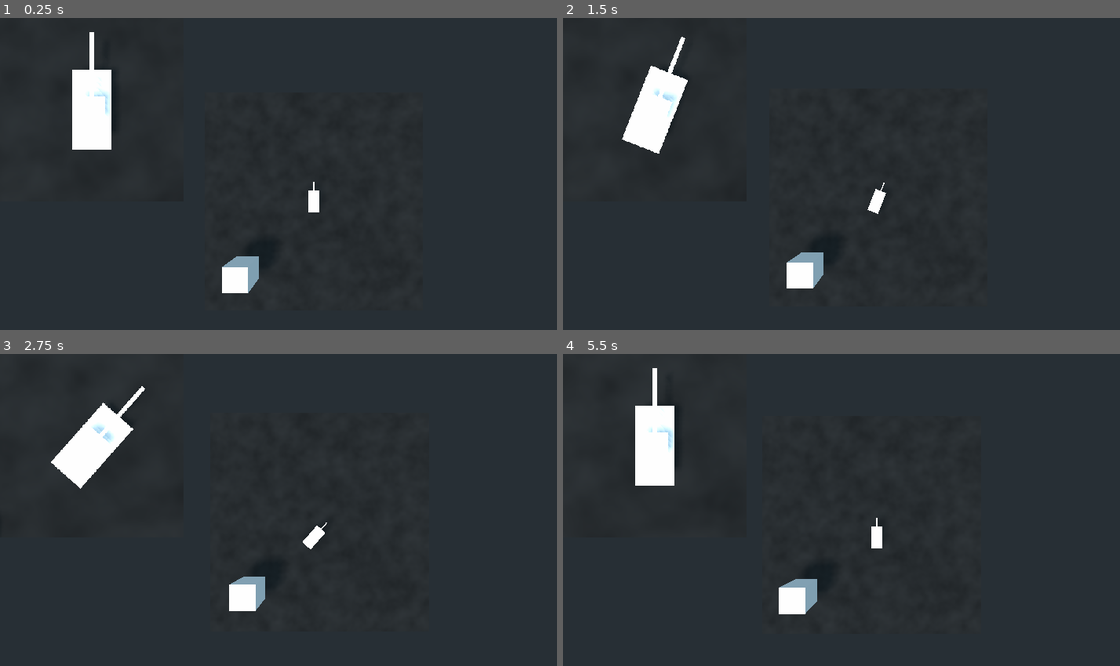
Above: before the commit, frames 1-4 (two rows, left to right).
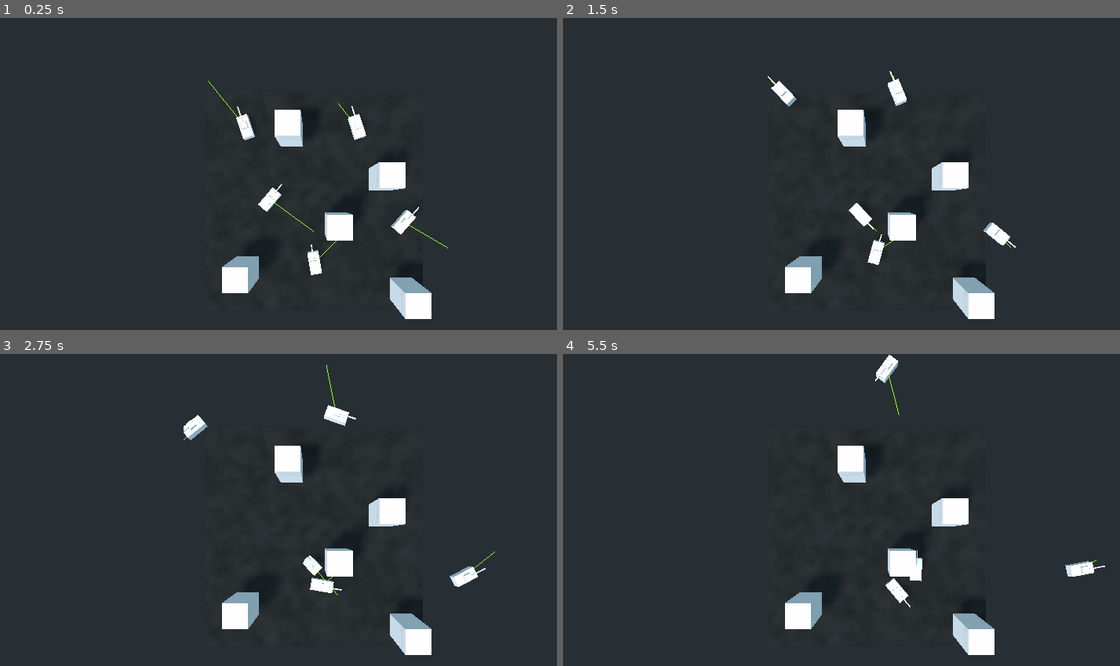
Above: after the commit, the same moments.

Repository: tastytentacles/ToppieTanks
Game: Godot game, scene res://TestBed.tscn
Two runs of this game, one before a commit and one after it. Both use one fixed random seed, a clock stepped at 60 frames per second and the inputs below.
Inputs:
- Up to frame 1 (0.25 s): no input
- Up to frame 2 (1.5 s): hold Right (ui_right) 0.53-1.28 s; hold Down (ui_down) from 1.28 s (still down)
- Up to frame 3 (2.75 s): release Down (ui_down) at 2.03 s; hold Right (ui_right) from 2.03 s (still down)
- Up to frame 4 (5.5 s): release Right (ui_right) at 2.78 s; hold Up (ui_up) 2.78-3.53 s; hold Left (ui_left) 3.53-5.03 s; hold Down (ui_down) from 5.03 s (still down)

The runs differ from the first frame. In frame 1, 5.4% of the frame differs, in the area x 12-81%, y 4-97%; in frame 2, 5.6%; in frame 3, 6.3%, in the area x 9-89%, y 3-97%; in frame 4, 6.0%.

Commit message:
semi working AI, needs working wall avoid.

Diff:
--- a/TestBed.tscn
+++ b/TestBed.tscn
@@ -1,7 +1,6 @@
-[gd_scene load_steps=14 format=2]
+[gd_scene load_steps=9 format=2]
 
-[ext_resource path="res://src/tank_brain.gd" type="Script" id=1]
-[ext_resource path="res://src/utils/cam_xy_track.gd" type="Script" id=2]
+[ext_resource path="res://obj/tank.tscn" type="PackedScene" id=1]
 
 [sub_resource type="OpenSimplexNoise" id=6]
 
@@ -28,18 +27,6 @@
 [sub_resource type="ConcavePolygonShape" id=9]
 data = PoolVector3Array( -0.5, 1, 0.5, 0.5, 1, 0.5, -0.5, -1, 0.5, 0.5, 1, 0.5, 0.5, -1, 0.5, -0.5, -1, 0.5, 0.5, 1, -0 …(428 unchanged characters)…
 
-[sub_resource type="CubeMesh" id=4]
-size = Vector3( 0.5, 0.3, 1 )
-
-[sub_resource type="BoxShape" id=13]
-extents = Vector3( 0.25, 0.15, 0.5 )
-
-[sub_resource type="CubeMesh" id=10]
-size = Vector3( 0.3, 0.1, 0.3 )
-
-[sub_resource type="CubeMesh" id=12]
-size = Vector3( 0.05, 0.05, 0.75 )
-
 [node name="TestBed" type="Spatial"]
 
 [node name="DirectionalLight" type="DirectionalLight" parent="."]
@@ -48,50 +35,80 @@
 
 [node name="main_cam" type="Camera" parent="."]
 transform = Transform( 1, 0, 0, 0, -4.37114e-08, 1, 0, -1, -4.37114e-08, 0, 12, 0 )
-script = ExtResource( 2 )
-track_this = NodePath("../tank")
 
-[node name="floor" type="StaticBody" parent="."]
+[node name="Tanks" type="Spatial" parent="."]
 
-[node name="MeshInstance" type="MeshInstance" parent="floor"]
+[node name="tank" parent="Tanks" instance=ExtResource( 1 )]
+transform = Transform( 1, 0, 0, 0, 1, 0, 0, 0, 1, -2, 0.2, 0 )
+
+[node name="tank2" parent="Tanks" instance=ExtResource( 1 )]
+transform = Transform( 1, 0, 0, 0, 1, 0, 0, 0, 1, 0, 0.2, 3 )
+
+[node name="tank3" parent="Tanks" instance=ExtResource( 1 )]
+transform = Transform( 1, 0, 0, 0, 1, 0, 0, 0, 1, 4, 0.2, 1 )
+
+[node name="tank4" parent="Tanks" instance=ExtResource( 1 )]
+transform = Transform( 1, 0, 0, 0, 1, 0, 0, 0, 1, 2, 0.2, -3 )
+
+[node name="tank5" parent="Tanks" instance=ExtResource( 1 )]
+transform = Transform( 1, 0, 0, 0, 1, 0, 0, 0, 1, -3, 0.2, -3 )
+
+[node name="World" type="Spatial" parent="."]
+
+[node name="floor" type="StaticBody" parent="World"]
+
+[node name="MeshInstance" type="MeshInstance" parent="World/floor"]
 mesh = SubResource( 3 )
-skeleton = NodePath("../..")
+skeleton = NodePath("../../..")
 material/0 = null
 
-[node name="CollisionShape" type="CollisionShape" parent="floor"]
+[node name="CollisionShape" type="CollisionShape" parent="World/floor"]
 shape = SubResource( 1 )
 
-[node name="MeshInstance2" type="MeshInstance" parent="floor"]
+[node name="MeshInstance2" type="MeshInstance" parent="World/floor"]
 transform = Transform( 1, 0, 0, 0, 1, 0, 0, 0, 1, -3, 1, 3 )
 mesh = SubResource( 8 )
 material/0 = null
 
-[node name="CollisionShape2" type="CollisionShape" parent="floor"]
+[node name="CollisionShape2" type="CollisionShape" parent="World/floor"]
 transform = Transform( 1, 0, 0, 0, 1, 0, 0, 0, 1, -3, 1, 3 )
 shape = SubResource( 9 )
 
-[node name="tank" type="KinematicBody" parent="."]
-transform = Transform( 1, 0, 0, 0, 1, 0, 0, 0, 1, 0, 0.2, 0 )
-axis_lock_motion_y = true
-move_lock_y = true
-script = ExtResource( 1 )
-
-[node name="MeshInstance" type="MeshInstance" parent="tank"]
-mesh = SubResource( 4 )
+[node name="MeshInstance3" type="MeshInstance" parent="World/floor"]
+transform = Transform( 1, 0, 0, 0, 1, 0, 0, 0, 1, -1, 1, -3 )
+mesh = SubResource( 8 )
 material/0 = null
 
-[node name="CollisionShape" type="CollisionShape" parent="tank"]
-shape = SubResource( 13 )
+[node name="CollisionShape3" type="CollisionShape" parent="World/floor"]
+transform = Transform( 1, 0, 0, 0, 1, 0, 0, 0, 1, -1, 1, -3 )
+shape = SubResource( 9 )
 
-[node name="MeshInstance2" type="MeshInstance" parent="tank"]
-transform = Transform( 1, 0, 0, 0, 1, 0, 0, 0, 1, 0, 0.3, 0 )
-mesh = SubResource( 10 )
+[node name="MeshInstance4" type="MeshInstance" parent="World/floor"]
+transform = Transform( 1, 0, 0, 0, 1, 0, 0, 0, 1, 1, 1, 1 )
+mesh = SubResource( 8 )
 material/0 = null
 
-[node name="MeshInstance3" type="MeshInstance" parent="tank"]
-transform = Transform( 1, 0, 0, 0, 1, 0, 0, 0, 1, 0, 0.3, -0.5 )
-mesh = SubResource( 12 )
+[node name="CollisionShape4" type="CollisionShape" parent="World/floor"]
+transform = Transform( 1, 0, 0, 0, 1, 0, 0, 0, 1, 1, 1, 1 )
+shape = SubResource( 9 )
+
+[node name="MeshInstance5" type="MeshInstance" parent="World/floor"]
+transform = Transform( 1, 0, 0, 0, 1, 0, 0, 0, 1, 4, 1, 4 )
+mesh = SubResource( 8 )
 material/0 = null
+
+[node name="CollisionShape5" type="CollisionShape" parent="World/floor"]
+transform = Transform( 1, 0, 0, 0, 1, 0, 0, 0, 1, 4, 1, 4 )
+shape = SubResource( 9 )
+
+[node name="MeshInstance6" type="MeshInstance" parent="World/floor"]
+transform = Transform( 1, 0, 0, 0, 1, 0, 0, 0, 1, 3, 1, -1 )
+mesh = SubResource( 8 )
+material/0 = null
+
+[node name="CollisionShape6" type="CollisionShape" parent="World/floor"]
+transform = Transform( 1, 0, 0, 0, 1, 0, 0, 0, 1, 3, 1, -1 )
+shape = SubResource( 9 )
 
 [node name="UI" type="Control" parent="."]
 anchor_right = 1.0
@@ -105,9 +122,10 @@
 
 [node name="Viewport" type="Viewport" parent="UI/ViewportContainer"]
 size = Vector2( 300, 300 )
+handle_input_locally = false
+render_target_update_mode = 3
 shadow_atlas_size = 2
 
 [node name="tank_cam" type="Camera" parent="UI/ViewportContainer/Viewport"]
 transform = Transform( 1, 0, 0, 0, -4.37114e-08, 1, 0, -1, -4.37114e-08, 0, 2, 0 )
-script = ExtResource( 2 )
-track_this = NodePath("../../../../tank")
+cull_mask = 1048574
--- /dev/null
+++ b/obj/player_tank.tscn
@@ -0,0 +1,45 @@
+[gd_scene load_steps=7 format=2]
+
+[ext_resource path="res://src/player_tank.gd" type="Script" id=1]
+
+[sub_resource type="SpatialMaterial" id=14]
+albedo_color = Color( 0.815686, 0.278431, 0.87451, 1 )
+
+[sub_resource type="CubeMesh" id=15]
+material = SubResource( 14 )
+size = Vector3( 0.5, 0.3, 1 )
+
+[sub_resource type="BoxShape" id=13]
+extents = Vector3( 0.25, 0.15, 0.5 )
+
+[sub_resource type="CubeMesh" id=10]
+size = Vector3( 0.3, 0.1, 0.3 )
+
+[sub_resource type="CubeMesh" id=12]
+size = Vector3( 0.05, 0.05, 0.75 )
+
+[node name="tank" type="KinematicBody"]
+transform = Transform( 1, 0, 0, 0, 1, 0, 0, 0, 1, 0, 0.2, 0 )
+axis_lock_motion_y = true
+move_lock_y = true
+script = ExtResource( 1 )
+
+[node name="MeshInstance" type="MeshInstance" parent="."]
+layers = 2
+mesh = SubResource( 15 )
+material/0 = null
+
+[node name="CollisionShape" type="CollisionShape" parent="."]
+shape = SubResource( 13 )
+
+[node name="MeshInstance2" type="MeshInstance" parent="."]
+transform = Transform( 1, 0, 0, 0, 1, 0, 0, 0, 1, 0, 0.3, 0 )
+layers = 2
+mesh = SubResource( 10 )
+material/0 = null
+
+[node name="MeshInstance3" type="MeshInstance" parent="."]
+transform = Transform( 1, 0, 0, 0, 1, 0, 0, 0, 1, 0, 0.3, -0.5 )
+layers = 2
+mesh = SubResource( 12 )
+material/0 = null
--- /dev/null
+++ b/obj/tank.tscn
@@ -0,0 +1,59 @@
+[gd_scene load_steps=7 format=2]
+
+[ext_resource path="res://src/ai_tank.gd" type="Script" id=1]
+
+[sub_resource type="BoxShape" id=13]
+extents = Vector3( 0.25, 0.15, 0.5 )
+
+[sub_resource type="CubeMesh" id=4]
+size = Vector3( 0.5, 0.3, 1 )
+
+[sub_resource type="CubeMesh" id=10]
+size = Vector3( 0.3, 0.1, 0.3 )
+
+[sub_resource type="CubeMesh" id=12]
+size = Vector3( 0.05, 0.05, 0.75 )
+
+[sub_resource type="SpatialMaterial" id=15]
+albedo_color = Color( 0.545098, 1, 0, 1 )
+emission_enabled = true
+emission = Color( 0.568627, 1, 0, 1 )
+emission_energy = 1.0
+emission_operator = 0
+emission_on_uv2 = false
+
+[node name="tank" type="KinematicBody"]
+transform = Transform( 1, 0, 0, 0, 1, 0, 0, 0, 1, 0, 0.2, 0 )
+axis_lock_motion_y = true
+move_lock_y = true
+script = ExtResource( 1 )
+speed = 0.1
+
+[node name="CollisionShape" type="CollisionShape" parent="."]
+shape = SubResource( 13 )
+
+[node name="turn_ray" type="RayCast" parent="."]
+transform = Transform( 1, 0, 0, 0, 1, 0, 0, 0, 1, 0, 0, -0.52 )
+enabled = true
+cast_to = Vector3( 0, 0, -1.5 )
+
+[node name="MeshInstance" type="MeshInstance" parent="."]
+mesh = SubResource( 4 )
+material/0 = null
+
+[node name="MeshInstance2" type="MeshInstance" parent="."]
+transform = Transform( 1, 0, 0, 0, 1, 0, 0, 0, 1, 0, 0.3, 0 )
+mesh = SubResource( 10 )
+material/0 = null
+
+[node name="MeshInstance3" type="MeshInstance" parent="."]
+transform = Transform( 1, 0, 0, 0, 1, 0, 0, 0, 1, 0, 0.3, -0.5 )
+mesh = SubResource( 12 )
+material/0 = null
+
+[node name="Debug" type="Spatial" parent="."]
+
+[node name="path" type="ImmediateGeometry" parent="Debug"]
+material_override = SubResource( 15 )
+
+[node name="point" type="ImmediateGeometry" parent="Debug"]
--- /dev/null
+++ b/src/ai_tank.gd
@@ -0,0 +1,69 @@
+extends "res://src/tank_brain.gd"
+
+var tick = 0.0
+var turn_dazze = 0.0
+
+var target = Vector3.ZERO
+var target_dist = 0
+
+func random_pos() -> Vector3:
+	var size = 2.5
+	var rtn = translation + Vector3(
+		rand_range(size, -size),
+		0,
+		rand_range(size, -size) )
+
+	target_dist = translation.distance_to(rtn)
+
+	return rtn
+
+
+
+func _ready():
+	randomize()
+	target = random_pos()
+
+func _process(delta):
+	tick += delta
+	turn_dazze = max(turn_dazze - delta, 0)
+
+	var to_target = translation.direction_to(target)
+	var dist_to_target = translation.distance_to(target)
+	var dist_scaller = min(dist_to_target / target_dist, 1)
+	var angle_calc = forward_angle.distance_to(to_target.normalized()) / 2
+
+	# print(str(dist_scaller) + " :: " + str(angle_calc))
+
+	$Debug/path.clear()
+	$Debug/path.begin(PrimitiveMesh.PRIMITIVE_LINES)
+	$Debug/path.add_vertex(Vector3.ZERO)
+	$Debug/path.add_vertex(transform.xform_inv(target))
+	$Debug/path.end()
+
+	forward_speed = speed / 4
+
+	if !$turn_ray.is_colliding():
+		if angle_calc > .01 && turn_dazze == 0:
+			forward_angle = forward_angle.linear_interpolate(
+				to_target,
+				.05).normalized()
+	else :
+		turn_dazze = 2.5
+
+		var c_normal = $turn_ray.get_collision_normal()
+		var c_pos = $turn_ray.get_collision_point()
+		if angle_calc > .01:
+			forward_angle = forward_angle.linear_interpolate(
+				translation.direction_to(c_pos + c_normal),
+				.5).normalized()
+
+	if angle_calc > .33:
+		forward_speed = speed / 16
+
+	# if stop_zone_bodycount.size() > 0:
+	# 	target = random_pos()
+
+	if tick > 10 || dist_to_target < .3:
+		target = random_pos()
+
+		tick = 0.0
--- /dev/null
+++ b/src/player_tank.gd
@@ -0,0 +1,14 @@
+extends "res://src/tank_brain.gd"
+
+func _process(delta):
+	if Input.get_action_strength("ui_up") > 0:
+		forward_speed += speed * delta
+
+	if Input.get_action_strength("ui_down") > 0:
+		forward_speed -= speed * delta
+
+	if Input.get_action_strength("ui_left") > 0:
+		forward_angle = forward_angle.rotated(Vector3.UP, turn_speed * delta)
+
+	if Input.get_action_strength("ui_right") > 0:
+		forward_angle = forward_angle.rotated(Vector3.UP, -turn_speed * delta)
--- a/src/tank_brain.gd
+++ b/src/tank_brain.gd
@@ -1,40 +1,56 @@
 extends KinematicBody
 
 export var speed = .5
-export var turn_speed = .5
+export var turn_speed = .9
+export var friction = .75
 
 var forward_speed = 0.0
 var forward_angle = Vector3(0, 0, -1)
 
 
 
-func _physics_process(delta):
-	if Input.get_action_strength("ui_up") > 0:
-		forward_speed += speed * delta
+# func _process(delta):
+# 	if Input.get_action_strength("ui_up") > 0:
+# 		forward_speed += speed * delta
 
-	if Input.get_action_strength("ui_down") > 0:
-		forward_speed -= speed * delta
+# 	if Input.get_action_strength("ui_down") > 0:
+# 		forward_speed -= speed * delta
 
-	if Input.get_action_strength("ui_left") > 0:
-		var t = transform
-		t.origin = Vector3.ZERO
-		t = t.rotated(Vector3.UP, turn_speed * delta)
-		t.origin = transform.origin
+# 	if Input.get_action_strength("ui_left") > 0:
+# 		forward_angle = forward_angle.rotated(Vector3.UP, turn_speed * delta)
 
-		if !test_move(t, Vector3.ZERO):
-			transform = t;
-			forward_angle = forward_angle.rotated(Vector3.UP, turn_speed * delta)
+# 	if Input.get_action_strength("ui_right") > 0:
+# 		forward_angle = forward_angle.rotated(Vector3.UP, -turn_speed * delta)
 
-	if Input.get_action_strength("ui_right") > 0:
-		var t = transform
-		t.origin = Vector3.ZERO
-		t = t.rotated(Vector3.UP, -turn_speed * delta)
-		t.origin = transform.origin
+func _physics_process(_delta):
+	# if Input.get_action_strength("ui_up") > 0:
+	# 	forward_speed += speed * delta
 
-		if !test_move(t, Vector3.ZERO):
-			transform = t;
-			forward_angle = forward_angle.rotated(Vector3.UP, -turn_speed * delta)
+	# if Input.get_action_strength("ui_down") > 0:
+	# 	forward_speed -= speed * delta
+
+	# if Input.get_action_strength("ui_left") > 0:
+	# 	var t = transform
+	# 	t.origin = Vector3.ZERO
+	# 	t = t.rotated(Vector3.UP, turn_speed * delta)
+	# 	t.origin = transform.origin
+
+	# 	if !test_move(t, Vector3.ZERO):
+	# 		transform = t;
+	# 		forward_angle = forward_angle.rotated(Vector3.UP, turn_speed * delta)
+
+	# if Input.get_action_strength("ui_right") > 0:
+	# 	var t = transform
+	# 	t.origin = Vector3.ZERO
+	# 	t = t.rotated(Vector3.UP, -turn_speed * delta)
+	# 	t.origin = transform.origin
+
+	# 	if !test_move(t, Vector3.ZERO):
+	# 		transform = t;
+	# 		forward_angle = forward_angle.rotated(Vector3.UP, -turn_speed * delta)
+
+	transform = transform.looking_at(translation + forward_angle, Vector3.UP)
 
 	var _move_hit = move_and_collide(forward_angle.normalized() * forward_speed)
 
-	forward_speed *= .5
+	forward_speed *= friction
